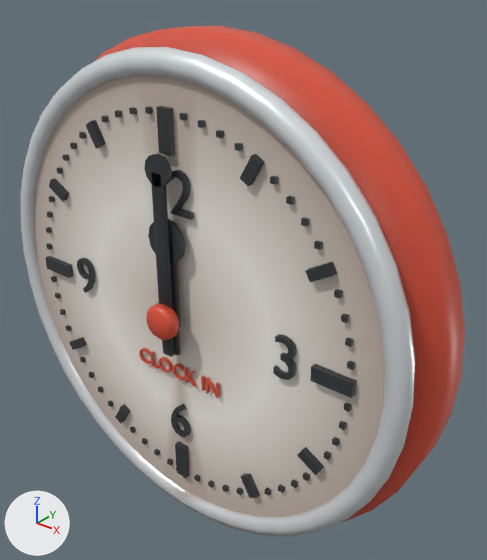
The glTF model assets/models/fp-timeclock.gltf: old version first, new version second.
Camera for both pictures: a 50 mm camera at (0.2068, -0.2556, 0.159) aimed at (0.0139, -0.0145, 0.0095). The axes (+X, +Y, +Z) are drawn at lower left. The lights are the same throughout. The picture after the commit comes second. Where no turn or scale is listed for an object, it has been applied to the vertices. Vertices at exactly the same position are counted once.

The scene before the commit, as lines of its bpy script (objects in view):
```python
me_hand_h_mesh = bpy.data.meshes.new('hand_h_mesh')
me_hand_h_mesh.from_pydata(...)  # 138 vertices, 264 faces; spans x -0.0108..0.0108, y -0.0013..0.0013, z -0.02..0.0508
me_hand_h_mesh.materials.append(mat_clock_ink)
me_hand_m_mesh = bpy.data.meshes.new('hand_m_mesh')
me_hand_m_mesh.from_pydata(...)  # 150 vertices, 288 faces; spans x -0.0072..0.0072, y -0.0012..0.0012, z -0.02..0.0812
me_hand_m_mesh.materials.append(mat_clock_ink)
me_model = bpy.data.meshes.new('model')
me_model.from_pydata(...)  # 1760 vertices, 3216 faces; spans x -0.13..0.13, y -0.063..0.0, z -0.13..0.13
# faces by material slot: [608, 320, 640, 1244, 404]
me_model.materials.append(mat_clock_rim)
me_model.materials.append(mat_clock_face)
me_model.materials.append(mat_chrome)
me_model.materials.append(mat_clock_ink)
me_model.materials.append(mat_clock_word)
ob_hand_h_mesh = bpy.data.objects.new('hand_h_mesh', me_hand_h_mesh)
ob_hand_h_mesh.location = (0.0, -0.0535, 0.0)
ob_hand_m_mesh = bpy.data.objects.new('hand_m_mesh', me_hand_m_mesh)
ob_hand_m_mesh.location = (0.0, -0.0565, 0.0)
ob_model = bpy.data.objects.new('model', me_model)
ob_model.location = (0.0, 0.0, 0.0)
```
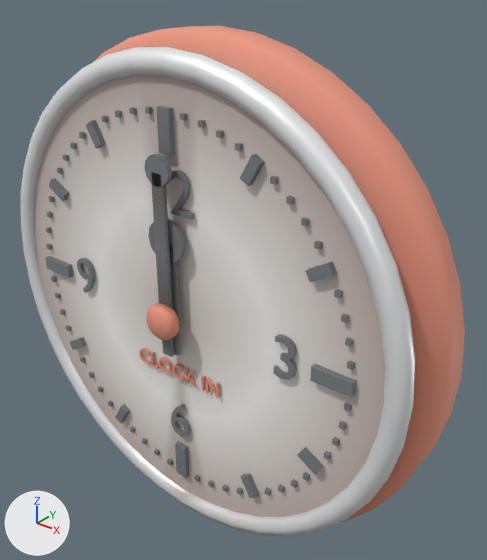
Where the change shows, as pixel boxes (x1, y1, x2, y2) in the pictures (487 x 560 px):
```json
{"object": "hand_m_mesh", "change": "recoloured", "before": [144, 154, 174, 357], "after": [144, 154, 174, 357], "on screen": "black to grey"}
{"object": "hand_h_mesh", "change": "recoloured", "before": [148, 219, 186, 355], "after": [148, 219, 186, 355], "on screen": "lighter"}
{"part": 1, "of": "me_model", "change": "recoloured", "before": [95, 26, 465, 521], "after": [95, 26, 465, 521], "on screen": "red to beige"}
{"part": 2, "of": "me_model", "change": "edited", "before": [34, 75, 385, 517], "after": [34, 75, 385, 517], "on screen": "looks the same"}
{"part": 3, "of": "me_model", "change": "recoloured", "before": [21, 47, 415, 536], "after": [21, 47, 415, 536]}
{"part": 4, "of": "me_model", "change": "recoloured", "before": [45, 106, 357, 498], "after": [45, 106, 357, 498]}
{"part": 5, "of": "me_model", "change": "recoloured", "before": [139, 348, 220, 398], "after": [139, 348, 220, 398], "on screen": "red to pink"}
```

Edits to the scene script, one JSON object a line:
```json
{"op": "add", "block": "mat_flat", "code": ["mat_flat = bpy.data.materials.new('flat')", "mat_flat.use_nodes = True; mat_flat.node_tree.nodes.clear()", "_N = mat_flat.node_tree.nodes; _L = mat_flat.node_tree.links", "n0 = _N.new('ShaderNodeBsdfPrincipled'); n0.name = 'Principled BSDF'", "n0.inputs[2].default_value = 0.6  # 'Roughness'", "n1 = _N.new('ShaderNodeOutputMaterial'); n1.name = 'Material Output'", "n2 = _N.new('ShaderNodeVertexColor'); n2.name = 'Color Attribute'", "_L.new(n0.outputs[0], n1.inputs[0])  # 'BSDF' to 'Surface'", "_L.new(n2.outputs[0], n0.inputs[0])  # 'Color' to 'Base Color'"]}
{"op": "add", "block": "mat_flat_metal", "code": ["mat_flat_metal = bpy.data.materials.new('flat_metal')", "mat_flat_metal.use_nodes = True; mat_flat_metal.node_tree.nodes.clear()", "_N = mat_flat_metal.node_tree.nodes; _L = mat_flat_metal.node_tree.links", "n0 = _N.new('ShaderNodeBsdfPrincipled'); n0.name = 'Principled BSDF'", "n0.inputs[1].default_value = 0.28  # 'Metallic'", "n0.inputs[2].default_value = 0.4  # 'Roughness'", "n1 = _N.new('ShaderNodeOutputMaterial'); n1.name = 'Material Output'", "n2 = _N.new('ShaderNodeVertexColor'); n2.name = 'Color Attribute'", "_L.new(n0.outputs[0], n1.inputs[0])  # 'BSDF' to 'Surface'", "_L.new(n2.outputs[0], n0.inputs[0])  # 'Color' to 'Base Color'"]}
{"block": "me_model", "where": "me_model.from_pydata(...)  # 1760 vertices, 3216 faces; spans x -0.13..0.13, y -0.063..0.0, z -0.13..0.13"}
{"block": "me_model", "where": "# used by ob_model"}
{"block": "me_model", "change": "me_model part 1: 608 faces spanning x -0.13..0.13, y -0.063..0.0, z -0.13..0.13 switch from mat_clock_rim to mat_flat"}
{"block": "me_model", "change": "me_model part 2: 320 faces spanning x -0.114..0.114, y -0.049..-0.043, z -0.114..0.114 switch from mat_clock_face to mat_flat"}
{"block": "me_model", "change": "me_model part 3: 640 faces spanning x -0.124..0.124, y -0.053..-0.041, z -0.124..0.124 switch from mat_chrome to mat_flat_metal"}
{"block": "me_model", "change": "me_model part 4: 1244 faces spanning x -0.1..0.1, y -0.052..-0.049, z -0.1..0.1 switch from mat_clock_ink to mat_flat"}
{"block": "me_model", "change": "me_model part 5: 404 faces spanning x -0.028..0.027, y -0.051..-0.05, z -0.037..-0.028 switch from mat_clock_word to mat_flat"}
{"block": "me_hand_h_mesh", "where": "me_hand_h_mesh.from_pydata(...)  # 138 vertices, 264 faces; spans x -0.0108..0.0108, y -0.0013..0.0013, z -0.02..0.0508"}
{"op": "remove", "block": "me_hand_h_mesh", "code": "me_hand_h_mesh.materials.append(mat_clock_ink)"}
{"op": "add", "block": "me_hand_h_mesh", "code": "me_hand_h_mesh.materials.append(mat_flat)"}
{"block": "me_hand_m_mesh", "where": "me_hand_m_mesh.from_pydata(...)  # 150 vertices, 288 faces; spans x -0.0072..0.0072, y -0.0012..0.0012, z -0.02..0.0812"}
{"op": "remove", "block": "me_hand_m_mesh", "code": "me_hand_m_mesh.materials.append(mat_clock_ink)"}
{"op": "add", "block": "me_hand_m_mesh", "code": "me_hand_m_mesh.materials.append(mat_flat)"}
```
